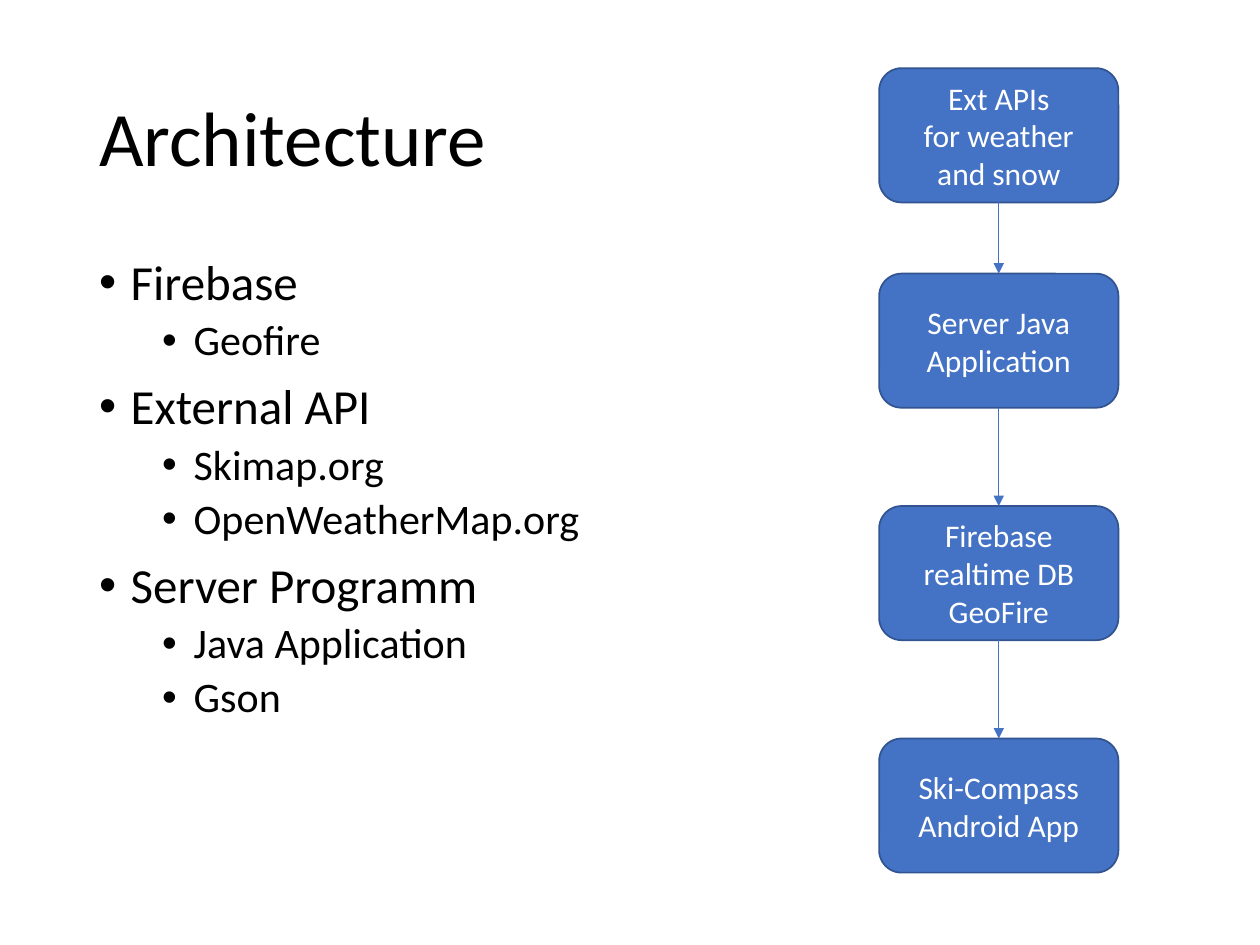
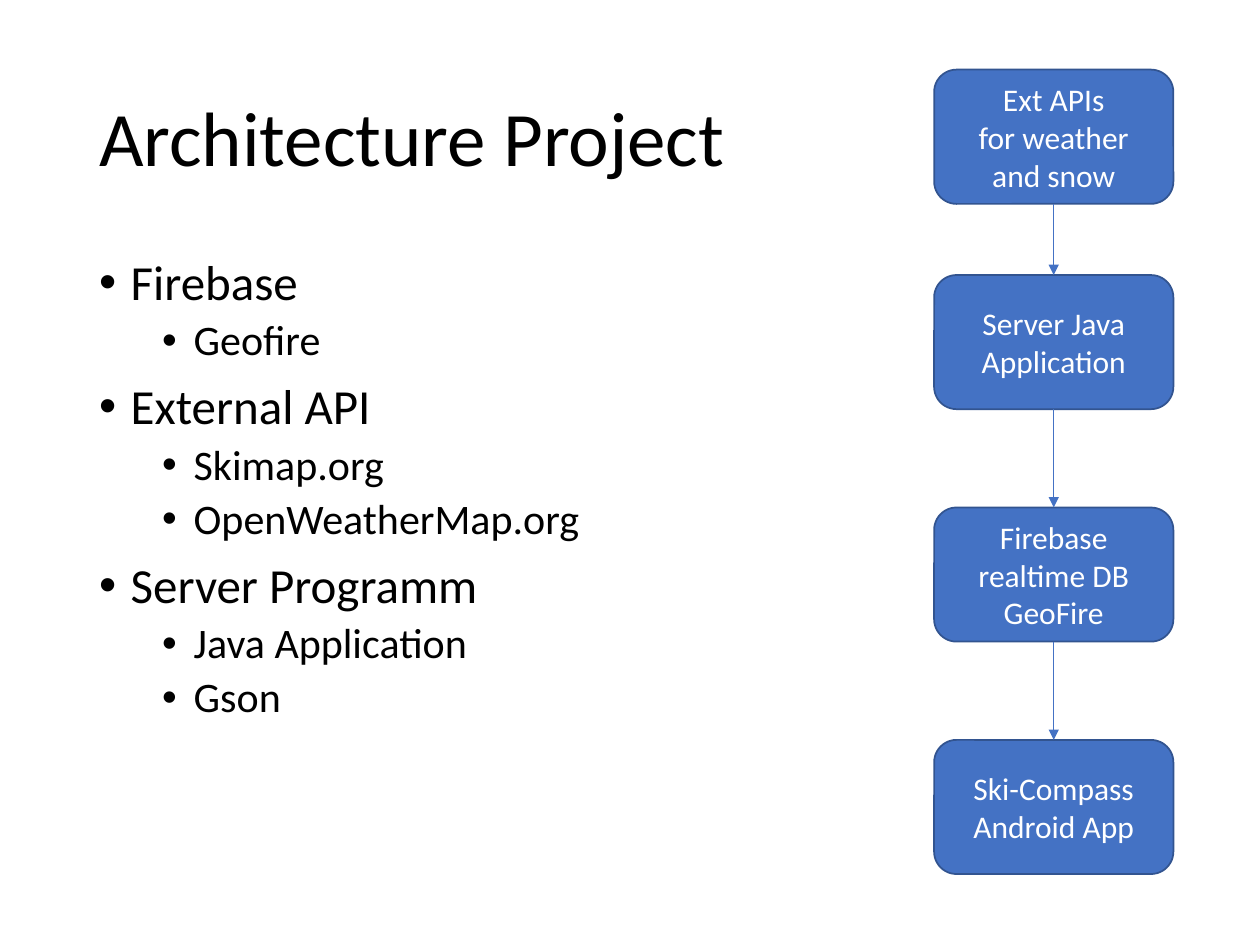
Before and after one commit to MSE-MobOP/Ski-Compass, a slide deck: slide 7 of Documents/Presentation/Presentation.pptx. Drawn at 1260x945 pixels with LibreOffice and Linux fonts; fonts in the diff are those of the drawing. Boxes give left, top, right and bottom in pixels: in the first picture for what was removed or moved away, otherwise in the second. Text is boxed around its words. In the diff, an @@ line names an element or a change of style, - is before the commit and + after.

Commit message:
Added slide for app-architecture. Minor changes in slide flow.

```diff
--- a/Documents/Presentation/Presentation.pptx
+++ b/Documents/Presentation/Presentation.pptx
@@ title at bbox=[99, 112, 724, 180]: text changed @@
-Architecture
+Architecture Project
@@ 4 rounded rectangles, 3 arrows: place and size @@
-4 rounded rectangles, 3 arrows at bbox=[879, 68, 1119, 872]
+4 rounded rectangles, 3 arrows at bbox=[934, 69, 1173, 873]
```
Also in this commit, not shown: 1 other slide changed, 2 slides added, 1 slide removed.
